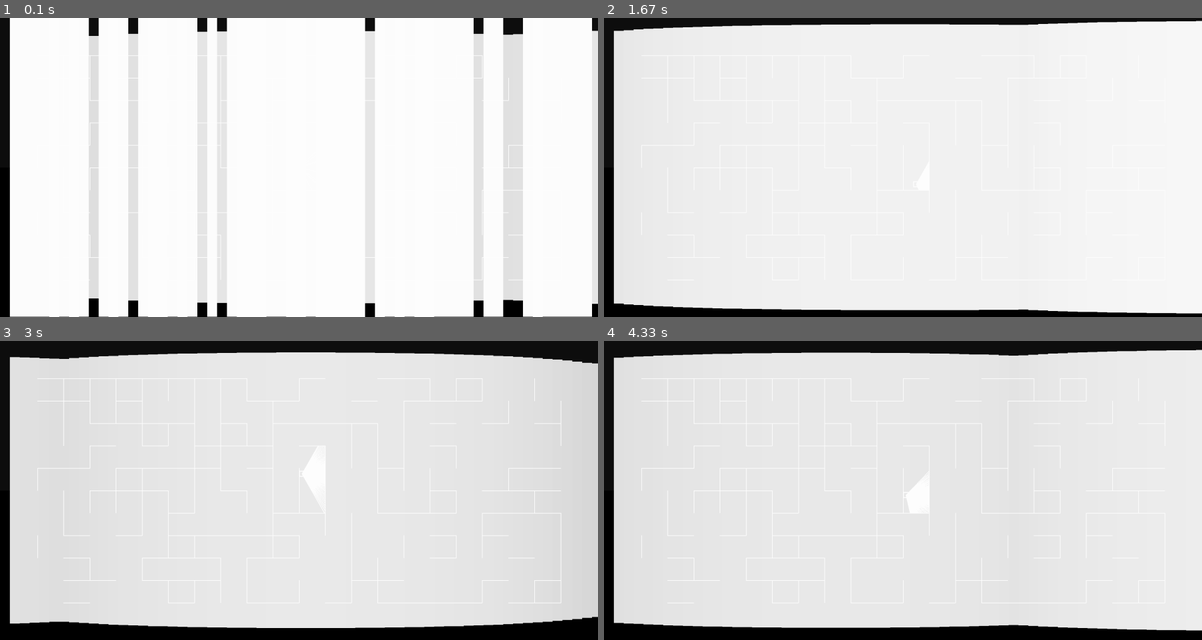
Above: before the commit, frames 1-4 (two rows, left to right).
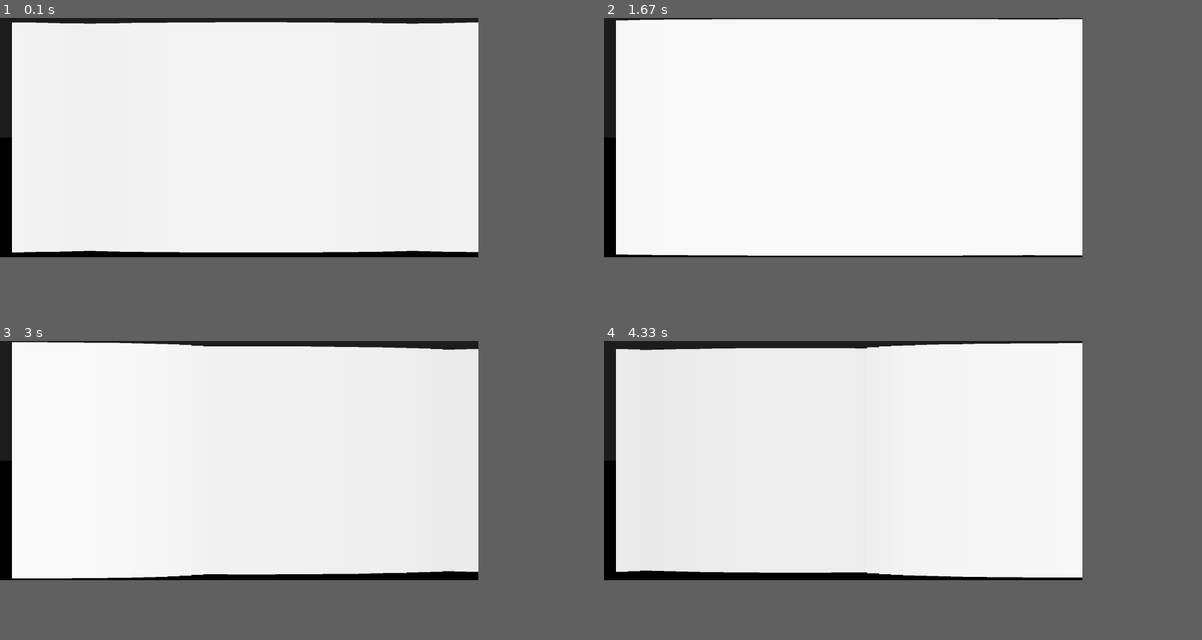
Above: after the commit, the same moments.

Repository: bruceamiller/Bulk-Coding-Store
Game: pygame game, started from Personal Projects/RayCollision.py
Same seed, same stepped clock (60 frames per second), same inputs: the game is played once before the commit and once after it.
Inputs:
- Up to frame 1 (0.1 s): no input
- Up to frame 2 (1.67 s): hold D 0.33-0.8 s; hold W 0.83-1.13 s
- Up to frame 3 (3 s): hold A 1.67-2.2 s; hold S 2.23-2.53 s; hold A 2.57-2.97 s
- Up to frame 4 (4.33 s): hold W 3-3.37 s; tap E at 3.15 s; hold D 3.4-4.03 s; hold S from 4.07 s (still down)
In our replay, the window is 900x450 before the commit and 720x360 after it. These sizes can differ from the game's own. Grey fills any space a smaller window leaves; there, only what the larger window draws over its background counts as a difference.

The runs differ from the first frame. In frame 1, 8.8% of the frame differs, in the area x 0-100%, y 0-100%; in frame 2, 5.6%; in frame 3, 43%, in the area x 1-100%, y 0-96%; in frame 4, 9.3%.

Commit message:
Update RayCollision.py
Settings change for laptop.

Diff:
--- a/Personal Projects/RayCollision.py
+++ b/Personal Projects/RayCollision.py
@@ -1,18 +1,23 @@
 import pygame, sys, math, random
 
-HEIGHT = 1000
-WIDTH = 2000
+render3D = True
+renderMaze = False
+
+HEIGHT = 800
+WIDTH = 1600
 
 def printScreen():
     screen.fill(pygame.Color('black'))
-    pygame.draw.rect(screen, pygame.Color((15, 15, 15)), pygame.Rect(0, 0, WIDTH, HEIGHT // 2))
-    for w in walls:
-        pygame.draw.rect(screen, pygame.Color((w[1], w[1], w[1])), w[0])
-    pygame.draw.rect(screen, pygame.Color('white'), pygame.Rect(viewPoint[0] - playerSize // 2, viewPoint[1] - playerSize // 2, playerSize, playerSize), 3)
-    for r in rays:
-        pygame.draw.line(screen, pygame.Color('white'), viewPoint, r[:2], 3)
-    for line in lines:
-        pygame.draw.line(screen, pygame.Color('white'), line[0], line[1], 2)
+    if render3D:
+        pygame.draw.rect(screen, pygame.Color((30, 30, 30)), pygame.Rect(0, 0, WIDTH, HEIGHT // 2))
+        for w in walls:
+            pygame.draw.rect(screen, pygame.Color((w[1], w[1], w[1])), w[0])
+    if renderMaze:
+        pygame.draw.rect(screen, pygame.Color('white'), pygame.Rect(viewPoint[0] - playerSize // 2, viewPoint[1] - playerSize // 2, playerSize, playerSize), 3)
+        for r in rays:
+            pygame.draw.line(screen, pygame.Color('white'), viewPoint, r[:2], 3)
+        for line in lines:
+            pygame.draw.line(screen, pygame.Color('white'), line[0], line[1], 2)
     pygame.display.update()
 
 
@@ -60,8 +65,8 @@
     rightPadding = WIDTH // 16
     downPadding = WIDTH // 16
     upPadding = WIDTH // 16
-    hCells = 20
-    vCells = 10
+    hCells = 19
+    vCells = 9
 
     for row in range(vCells + 1):
         for hWall in range(hCells):
@@ -156,7 +161,7 @@
     return y_intercept
 
 FOV = 120
-rayNum = 60
+rayNum = 40
 lineEndPoint = [0, 0]
 rays = []
 for r in range(rayNum): #Ray: [endpoint_x endpoint_y, angle, rayDistance]
@@ -187,10 +192,6 @@
 
 viewDistance = 1000
 wallColor = 255 # for graphics
-
-
-
-
 
 playerSize = 20
 framerate = 60
